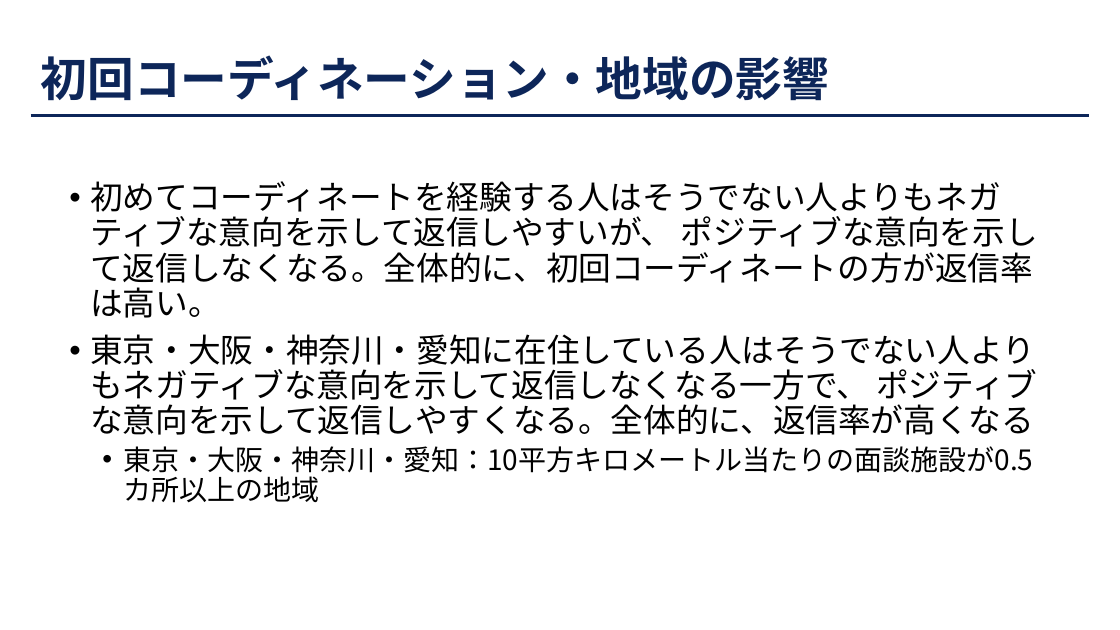
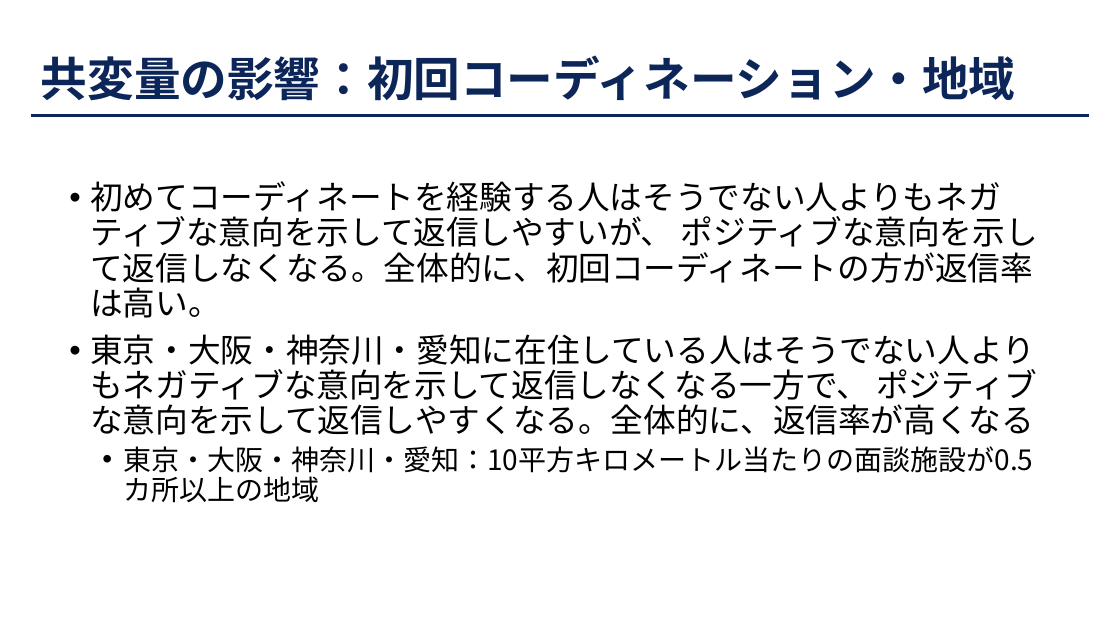
Before and after one commit to JMDP-behavioral-economics/RCT-Nudge, a slide deck: slide 23 of docs/slide/221014骨髄バンク介入実験分析.pptx. Drawn at 1120x630 pixels with LibreOffice and Linux fonts; fonts in the diff are those of the drawing. Boxes give left, top, right and bottom in pixels: in the first picture for what was removed or moved away, otherwise in the second. Text is boxed around its words. In the diff, an @@ line names an element or a change of style, - is before the commit and + after.

```diff
--- a/docs/slide/221014骨髄バンク介入実験分析.pptx
+++ b/docs/slide/221014骨髄バンク介入実験分析.pptx
@@ title at [41,55,1016,101]: text changed @@
-初回コーディネーション・地域の影響
+共変量の影響：初回コーディネーション・地域
```
Also in this commit, not shown: 22 other slides changed.
